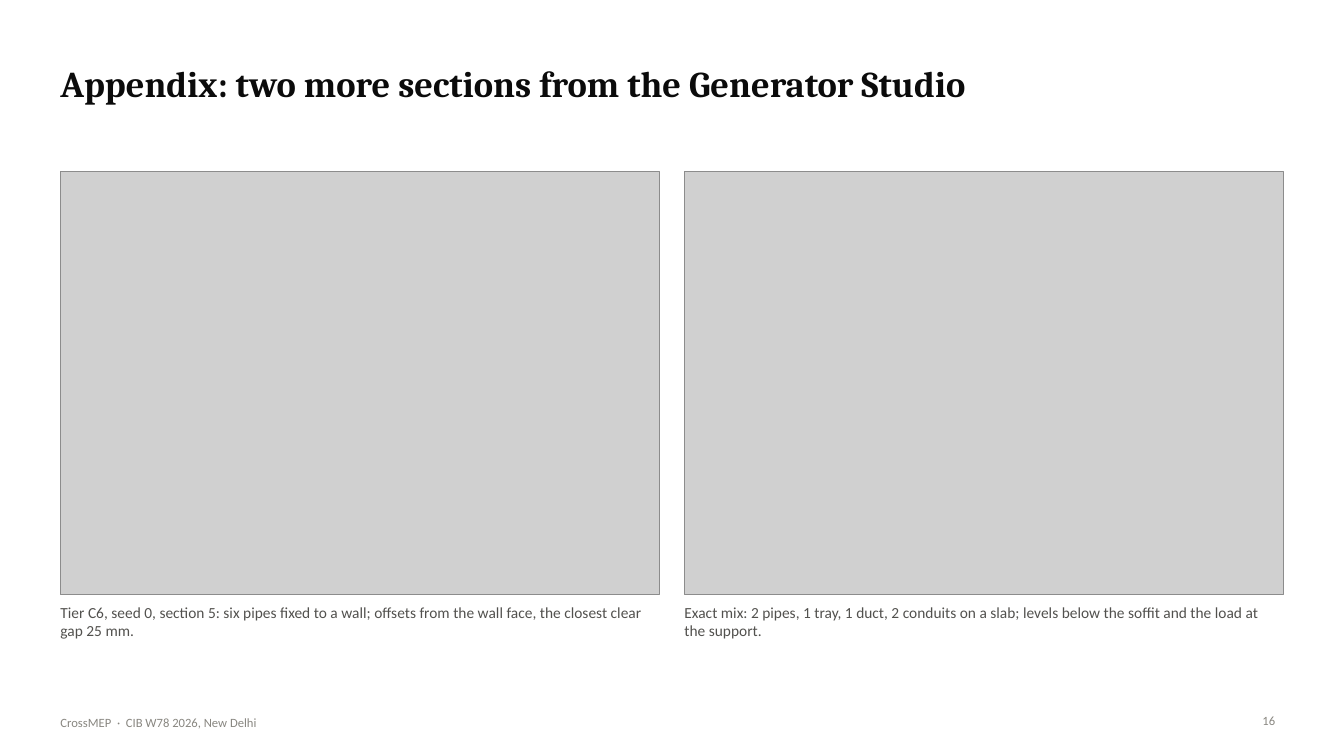
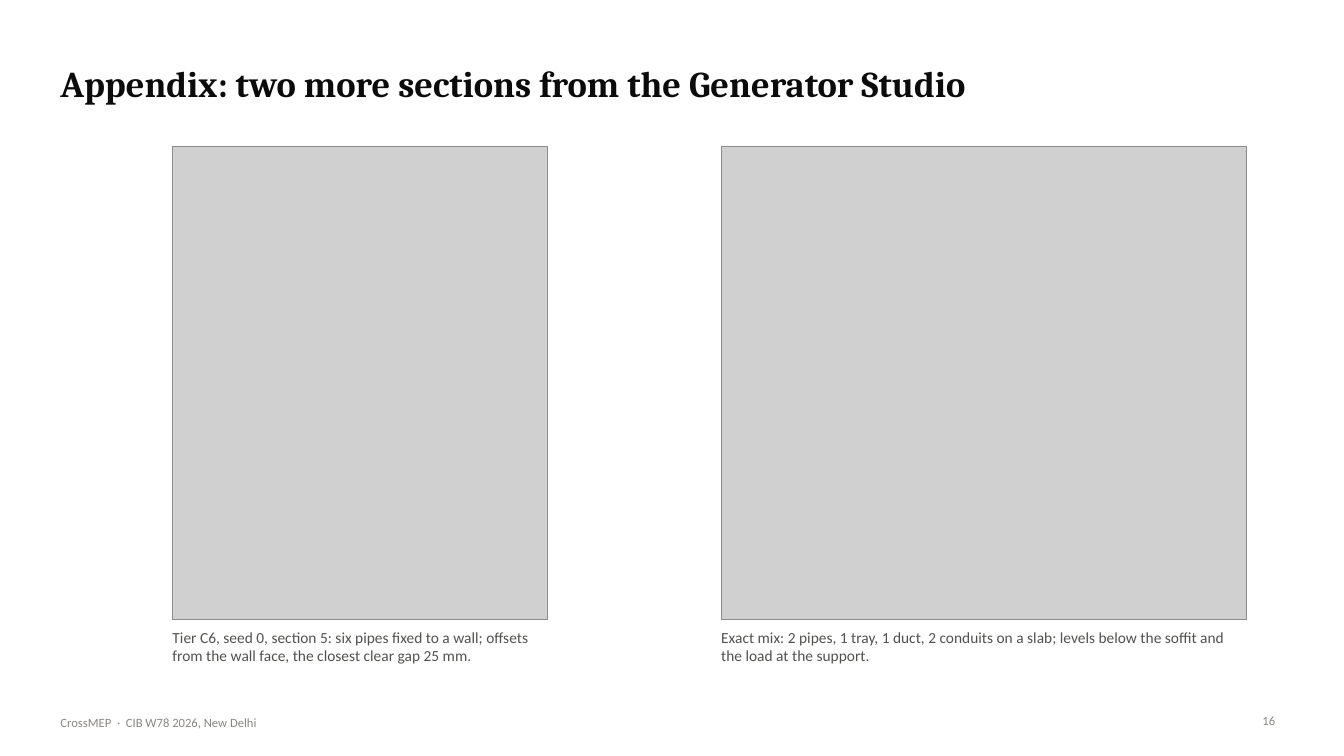
Before and after one commit to lavinia-ped/CrossMEP_Dataset, a slide deck: slide 16 of docs/CrossMEP_CIBW78_talk.pptx. Drawn at 1344x756 pixels with LibreOffice and Linux fonts; fonts in the diff are those of the drawing; grey boxes stand for pictures. Boxes give left, top, right and bottom in pixels: in the first picture for what was removed or moved away, otherwise in the second. Text is boxed around its words. In the diff, an @@ line names an element or a change of style, - is before the commit and + after.

```diff
--- a/docs/CrossMEP_CIBW78_talk.pptx
+++ b/docs/CrossMEP_CIBW78_talk.pptx
@@ picture: place and size @@
-picture at <box>60,171,659,595</box>
+picture at <box>172,146,547,620</box>
@@ picture: place and size @@
-picture at <box>685,171,1284,595</box>
+picture at <box>721,146,1246,620</box>
@@ text "Tier C6, seed 0, section ..." rewrapped from <box>60,607,641,639</box> to <box>172,632,528,664</box> @@
@@ text "Exact mix: 2 pipes, 1 ..." rewrapped from <box>684,607,1258,639</box> to <box>721,632,1224,664</box> @@
```
Also in this commit, not shown: 7 other slides changed, 5 other files.
